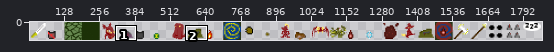
File history of a sprite sheet, assets/spritesheet.png. The first picture is a wide view before the edit; the outline marks the close-up.
Close-up. Before:
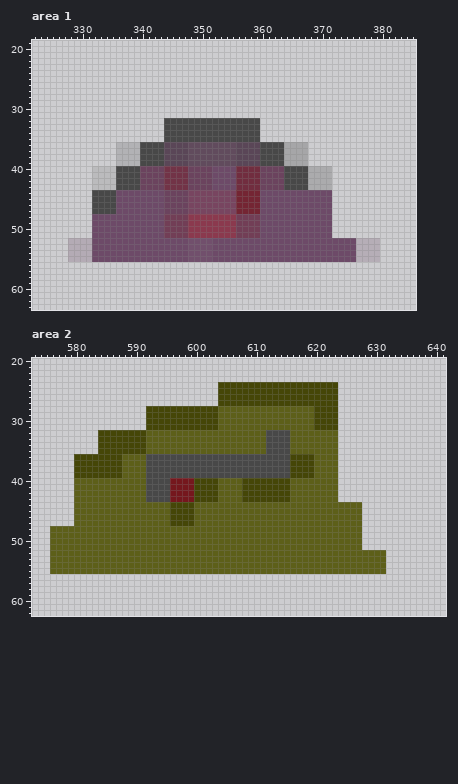
The file is 2048x64 pixels. Pixels under 10% opacity are left out. Colours within 5 levels of each other are drawn and written as one. Shown: area 1: x 322..385, y 19..63; area 2: x 573..641, y 20..62. The wide view leaves out empty margins. The commit also changed other parts of the picture, which this record leaves out.
The result:
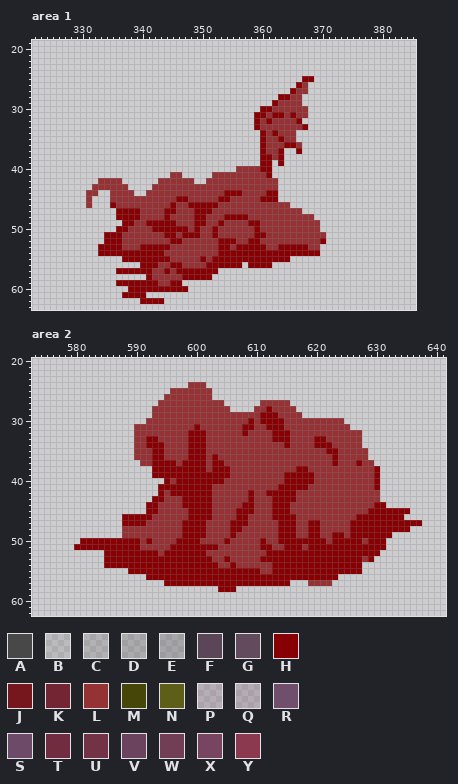
Palette (. is transparent): A #484848  B #4c4c4c24  C #4c4c4c35  D #4c4c4c43  E #4c4c4c4d  F #5a4657  G #614b5d  H #860004  J #75171d  K #742533  L #953235  M #454607  N #5d5f19  P #6d4a683d  Q #6d4a6843  R #6d4a68f5  S #6d4a68  T #712d3f  U #723347  V #6b435e  W #723e56  X #784560  Y #8b394e
Edits made:
Changed rows in their new state; - is an unchanged pixel.
Area 1:
first column x 328:
25 ---------------------------------------HH-----------
26 --------------------------------------HL------------
27 -------------------------------------HLL------------
28 -----------------------------------HHLL-------------
29 ----------------------------------HLLLL-------------
30 --------------------------------HHLLLLLL------------
31 -------------------------------HHLHHLHLL------------
32 ----------------...............HLHLLLLH-------------
33 ----------------...............HLLLLLLLH------------
34 ----------------................HLHLLL--------------
35 ----------------................HLLHLL--------------
36 --------........................HLLLHHL.------------
37 --------........................HLLH..H.------------
38 --------........................HHLH....------------
39 --------........................HH.H....------------
40 ----........................LLLLHH..........--------
41 ----.............LL.....LLLLLLLLLH..........--------
42 ----.LLLL......LLLLLL..LLLLLLLLLLLL.........--------
43 ----LLLLLL....LLLLLLLLLLLLLLLLLLLLL.........--------
44 ---LL..LLLL..LLLLLLLLLLLLLHHHLLLLHH.........--------
45 ---L...LLLLLLLLLLLHHLLLLLHHLLLLLHHH.........--------
46 ---L...HLLLLLLLLLHLLHHHHHLLLLLLLLLLLL.......--------
47 ----....HHHHLLLLHHLLLHHHLLLLLLLLLLLLLLL.....--------
48 ----....HHHHLLLLHLLLLHHLLLHHHHLLLLLLLLLLL...--------
49 ----.....HHLLHHHHHLLLHHLLHLLLLHHLLLLLLLLLL..--------
50 ----....HHLLLLHHHHHHLHLLHLLLLLLHLLLLLLLLLL..--------
51 ----..HHHLLLLLLLHHLHHHLLHLLLLLLHHLLLLLLLLLL.--------
52 ......HHHLLLLLLLLHHLLLLLLHHHLLHHLLLLLLLLLLH.........
53 .....HHHHLLLHHHHHLLLLLLLLHHLHHHHHLLHHHHHLL..........
54 .....HHHHHHHHHHHLLLLLLLLLHHHHHHHHHHHHHHHHH..........
55 .........HHHHHHHHLLLLLHLHHHHHHHHHHHHH...............
56 ------------HHHLLHHLLLLHHHHHH-HHHH------------------
57 --------HHHHHHLLHLHHHHHHH---------------------------
58 -------------HLLLLLHHHHH----------------------------
59 --------HHHHHHHLLHH---------------------------------
60 ----------HHHHHHHHHH--------------------------------
61 ---------HHHH---------------------------------------
62 ------------HHHH------------------------------------
Area 2:
first column x 576:
24 -----------------------LLL--....................--------------
25 --------------------LLLLLLL-....................--------------
26 -------------------LLLLLLLL-....................--------------
27 ------------------LLLLLLLLLLL......LLLLL........--------------
28 ----------------.LLLLLLLLLLLLL....LLHLLLL.......--------------
29 ----------------.LLLLLLLLLLLLLLLLLLHHHLLLL......--------------
30 ----------------LLLLLLLLLLLLLLLLLHLHHHHLLLLLLLLLL-------------
31 --------------LLLLLLLLLLHLLLLLLLHHLLHHHLLLLLLLLLLL------------
32 --------......LLLLLLLLLHHHLLLLLLHLLLLHHHLLLLLLLLLLLL----------
33 --------......LLHHLLLLLHHHLLLLLLLLLLLHHHLLLLHHLLLLLL----------
34 --------......LLHHHLLLLHHHLLLLLLLLLLLLLHLLLLHHHLLLLL----------
35 --------......LLLHHLLLLHHHLLLLLLLLLLLLLLLLLLLLHHLLLLL---------
36 ----..........LLLHHLLLLHHHLHLLLLLLLLLLLLLLLLLLLHLLLLL---------
37 ----...........LLHHHHLHHHHLHHLLLLLLLLLLLLLLLLLLHLLLHLL--------
38 ----.............HHHHHHHHHLHHHLLLLLLLLLLLHHLLLLLLLLLLLH-------
39 ----.............HHHHHHHHHHHHHLLLLLLLLLHHHHHLLLLLLLLLLH-------
40 ----...............HLHHHHHHHHLLLLLLLLLLHHHHHLLLLLLLLLLH-------
41 ----..............HHHHHHHHHLLLLLLLLLLLHHHHHLLLLLLLLLLLH-------
42 ----..............HLHHHHHHHLLLLLLHLLHHHHHLLLLLLLLLLLLLL-------
43 ----.............HHLLLHHHHHLLLLLLHLLLHHHHLLLLLLLLLLLLLL-------
44 ----............HHLLLLHHHHHLLLLLHHLLLHHHLLLLLLLLLLLLLLHH------
45 ----............HHLLLLLHHHHLLLLHHHLLLHHHLLLLLLLLLLLLLHHHHHHH--
46 ----........HHHHHLLLLLLHHHHLLLLHHLLLLHHHHLLLLLLLLLLHHHHHHHH---
47 ----........HHHHLLLLLLHHHHLLLLHHHLLLLLHHHLLHHLLLLLHHHHHHHHHHHH
48 ............LLLLLLLLLLHHHHLLLLHHLLLLLLHHHLLHHLLLLLHHHHHHHHHH--
49 ............LLLLLLLLLLHHHHLLLLHLLLLLLLHHHLLHHLLHHLHHHHHHH-----
50 .....HHHHHHHHHHLHLLLLHHHHLLLLHLLLLLHLLHHHHHHHHLHHHHHLHHH------
51 ....HHHHHHHHHHHLLLLLHHHHHHHHLLLLLLLHHLLHHHLHHHHHHHHHHHHH------
52 .........HHHHHHHHHLHHHHHHHLLLLLLLLLLHHHHHHHHHHHHHHHHHHH.------
53 .........HHHHHHHHHHHHHHHHHHLLHLLLLLHHHHHHHHHHHHHHHHHLH..------
54 .........HHHHHHHHHHHHHHHHHHHLLHLLLLLLHHHHHHHHHHHHHHH....------
55 .............HHHHHHHHHHHHHHHHHHHHHHLLHHHHHHHHHHHHHHH....------
56 ----------------HHHHHHHHHHHHHHHHHHHHHHHHHHHHHHHH--------------
57 -------------------HHHHHHHHHHHHHHHHHHHHH---LLLL---------------
58 ----------------------------HHH-------------------------------
Pixel boxes of the changes (left, top, right, bottom) in both close-ups:
changed: (68, 76, 380, 304)
changed: (50, 382, 422, 592)
